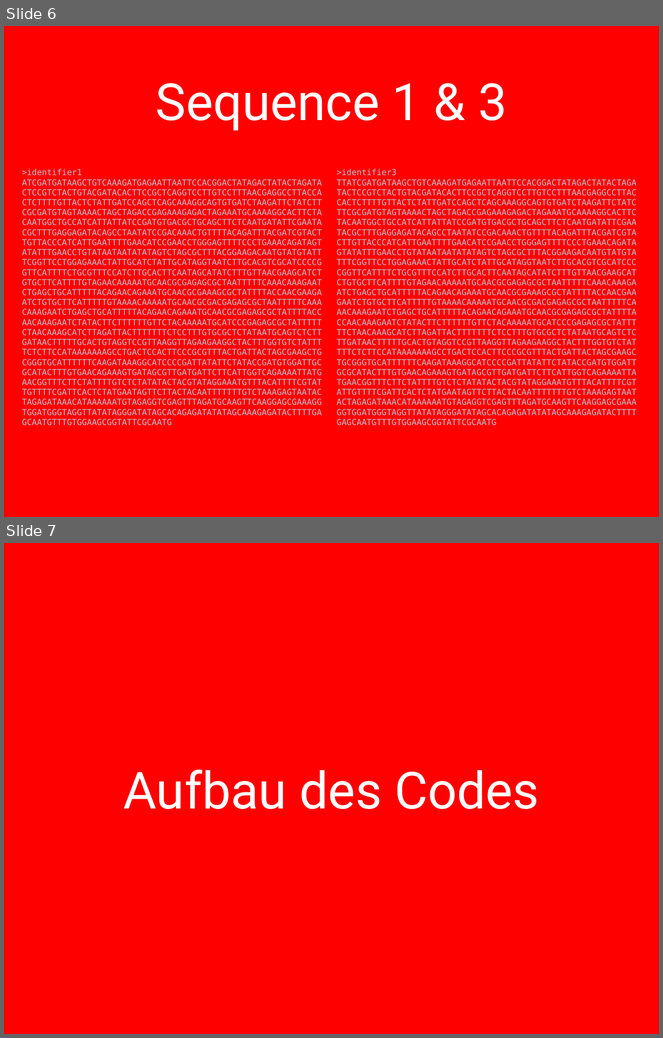
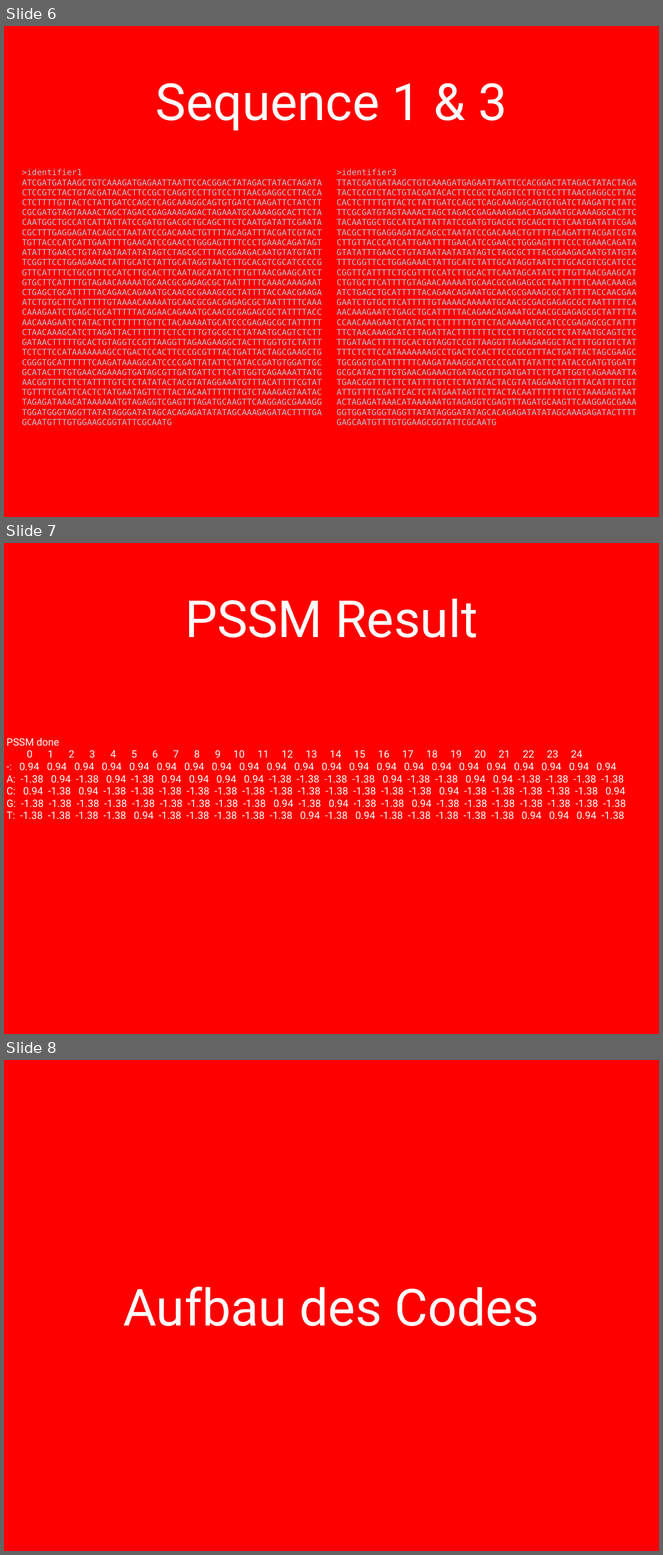
Before and after one commit to dominikburri/PlasmidAnalysis, a slide deck: Plasmidanalyse_Stand_Anfang_Januar.pptx. Shown one above the other, each under a label of ours: slides 6 and 7 before the commit, slides 6, 7 and 8 after it. The pictures are 663x1038 and 663x1555 pixels, drawn with LibreOffice and Linux fonts; fonts in the diff are those of the drawing; background and template pictures are left out. Boxes give left, top, right and bottom in pixels: in the first picture for what was removed or moved away, otherwise in the second. Text is boxed around its words. In the diff, an @@ line names an element or a change of style, - is before the commit and + after.

```diff
--- a/Plasmidanalyse_Stand_Anfang_Januar.pptx
+++ b/Plasmidanalyse_Stand_Anfang_Januar.pptx
@@ slide 7 added at <box>4,543,659,1034</box>, background picture (left out) @@
@@ title added at <box>185,599,478,638</box>, 80 pt, text #FFFFFF @@
+PSSM Result
@@ text added at <box>7,738,626,820</box>, 16 pt, text #FFFFFF @@
+PSSM done
+0 1 2 3 4 5 6 7 8 9 10 11 12 13 14 15 16 17 18 19 20 21 22 23 24
+-: 0.94 0.94 0.94 0.94 0.94 0.94 0.94 0.94 0.94 0.94 0.94 0.94 0.94 0.94 0.94 0.94 0.94 0.94 0.94 0.94 0.94 0.94
+A: -1.38 0.94 -1.38 0.94 -1.38 0.94 0.94 0.94 0.94 -1.38 -1.38 -1.38 -1.38 0.94 -1.38 -1.38 0.94 0.94 -1.38 -1.38 -1.38 -1.38
+C: 0.94 -1.38 0.94 -1.38 -1.38 -1.38 -1.38 -1.38 -1.38 -1.38 -1.38 -1.38 -1.38 -1.38 -1.38 0.94 -1.38 -1.38 -1.38 -1.38 -1.38 0.94
+G: -1.38 -1.38 -1.38 -1.38 -1.38 -1.38 -1.38 -1.38 -1.38 0.94 -1.38 0.94 -1.38 -1.38 0.94 -1.38 -1.38 -1.38 -1.38 -1.38 -1.38 -1.38
+T: -1.38 -1.38 -1.38 -1.38 0.94 -1.38 -1.38 -1.38 -1.38 -1.38 0.94 -1.38 0.94 -1.38 -1.38 -1.38 -1.38 -1.38 0.94 0.94 0.94 -1.38
@@ what was slide 7 is now slide 8 @@
```
Also in this commit, not shown: 5 slides changed, 7 other files.
